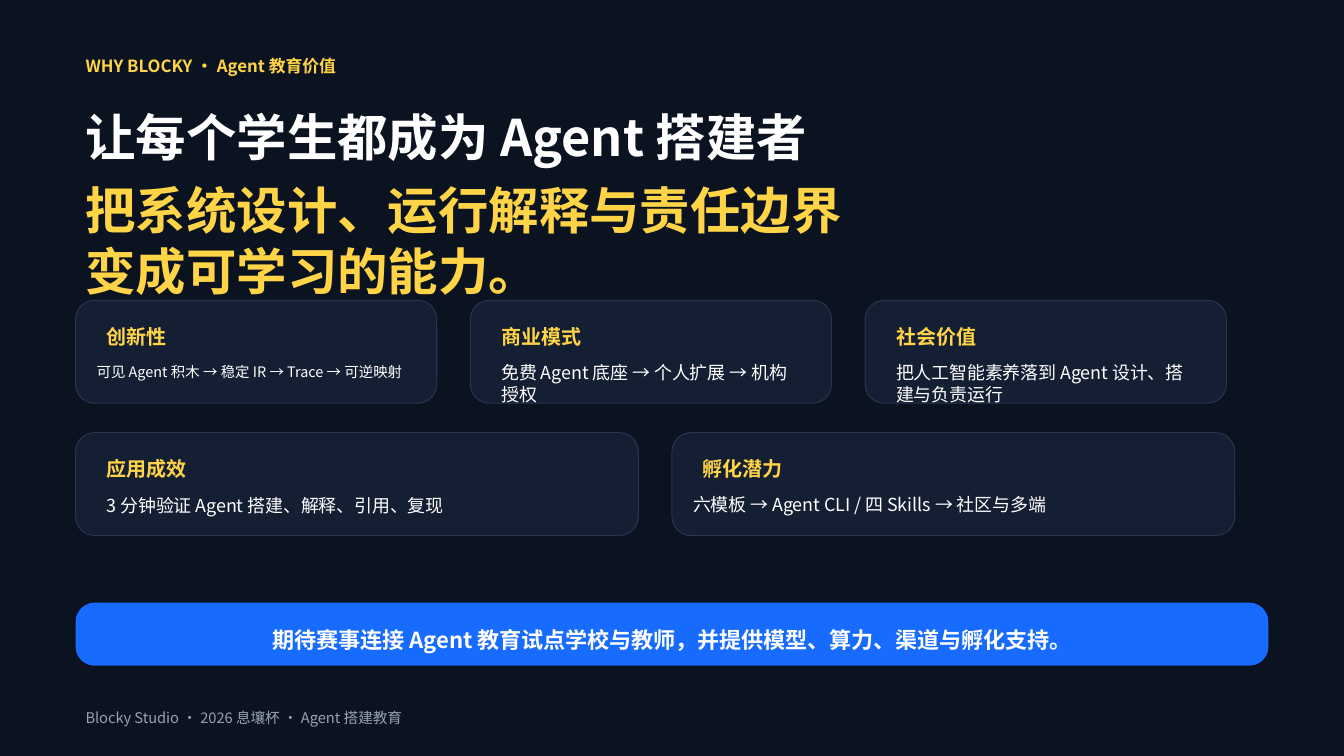
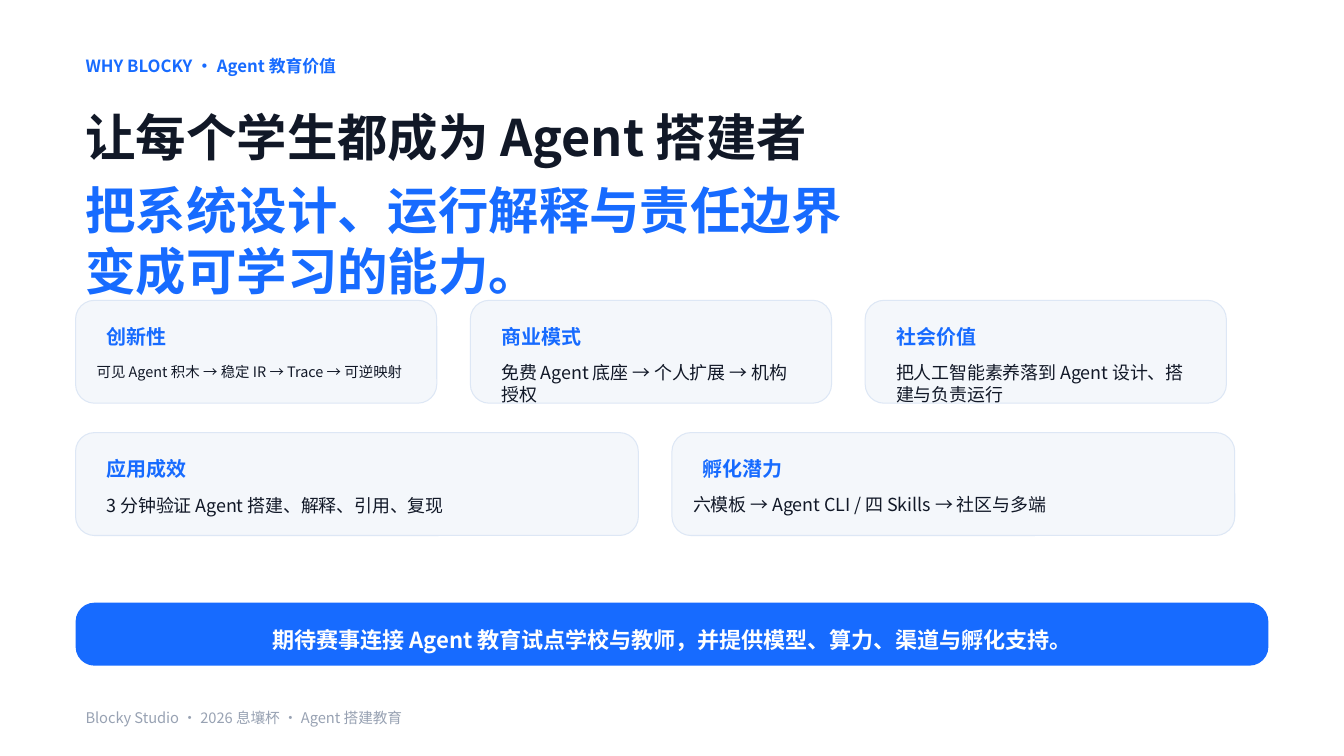
Before and after one commit to q2955161835-debug/Blocky-AI, a slide deck: slide 14 of PPT与商业计划书/Blocky-Studio-息壤杯-AI+教育.pptx. Drawn at 1344x756 pixels with LibreOffice and Linux fonts; fonts in the diff are those of the drawing. Boxes give left, top, right and bottom in pixels: in the first picture for what was removed or moved away, otherwise in the second. Text is boxed around its words. In the diff, an @@ line names an element or a change of style, - is before the commit and + after.

Commit message:
docs: unify competition deck color semantics

```diff
--- a/PPT与商业计划书/Blocky-Studio-息壤杯-AI+教育.pptx
+++ b/PPT与商业计划书/Blocky-Studio-息壤杯-AI+教育.pptx
@@ background #0B1220 to #FFFFFF @@
@@ fill #151F33 to #F4F7FB; outline #263550 0.75 pt to #DDE7F5 0.75 pt in 5 elements at [76, 300, 437, 403], [471, 300, 832, 403], [865, 300, 1226, 403], [76, 433, 638, 535], [673, 433, 1235, 535] @@
@@ text colour #FFD447 to #176BFF in 7 elements at [86, 57, 336, 76], [85, 186, 841, 295], [106, 327, 166, 346], [501, 327, 581, 346], [896, 327, 976, 346], [106, 459, 186, 478], [703, 459, 783, 478] @@
@@ text colour #FFFFFF to #111827 in 6 elements at [86, 113, 807, 169], [97, 365, 402, 381], [501, 364, 787, 403], [896, 364, 1183, 403], [107, 497, 444, 517], [693, 496, 1046, 516] @@
```
Also in this commit, not shown: 12 other slides changed, 1 other file.
